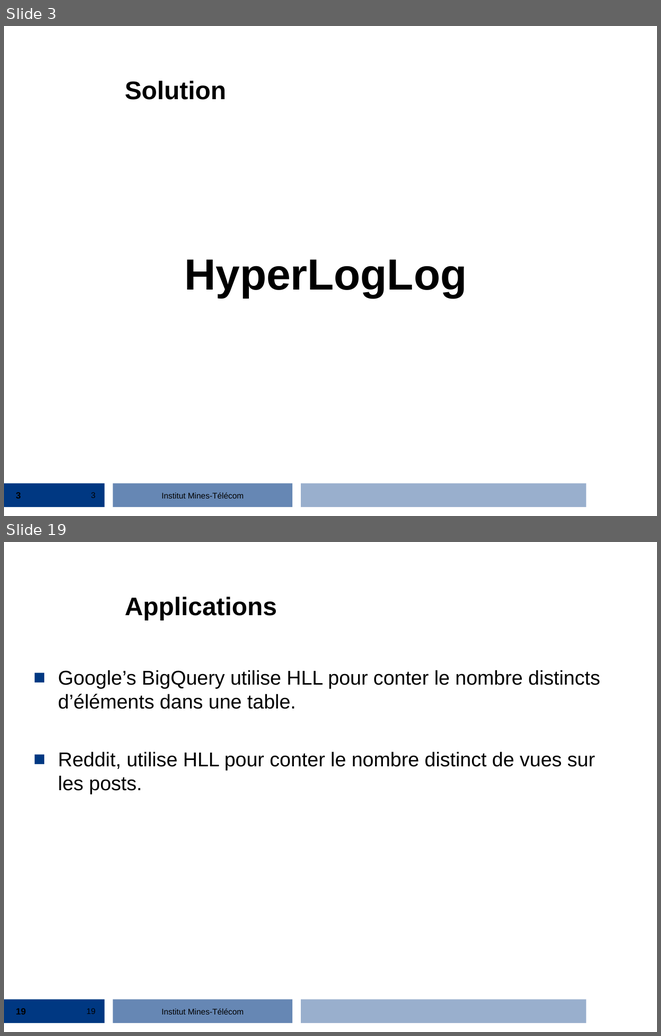
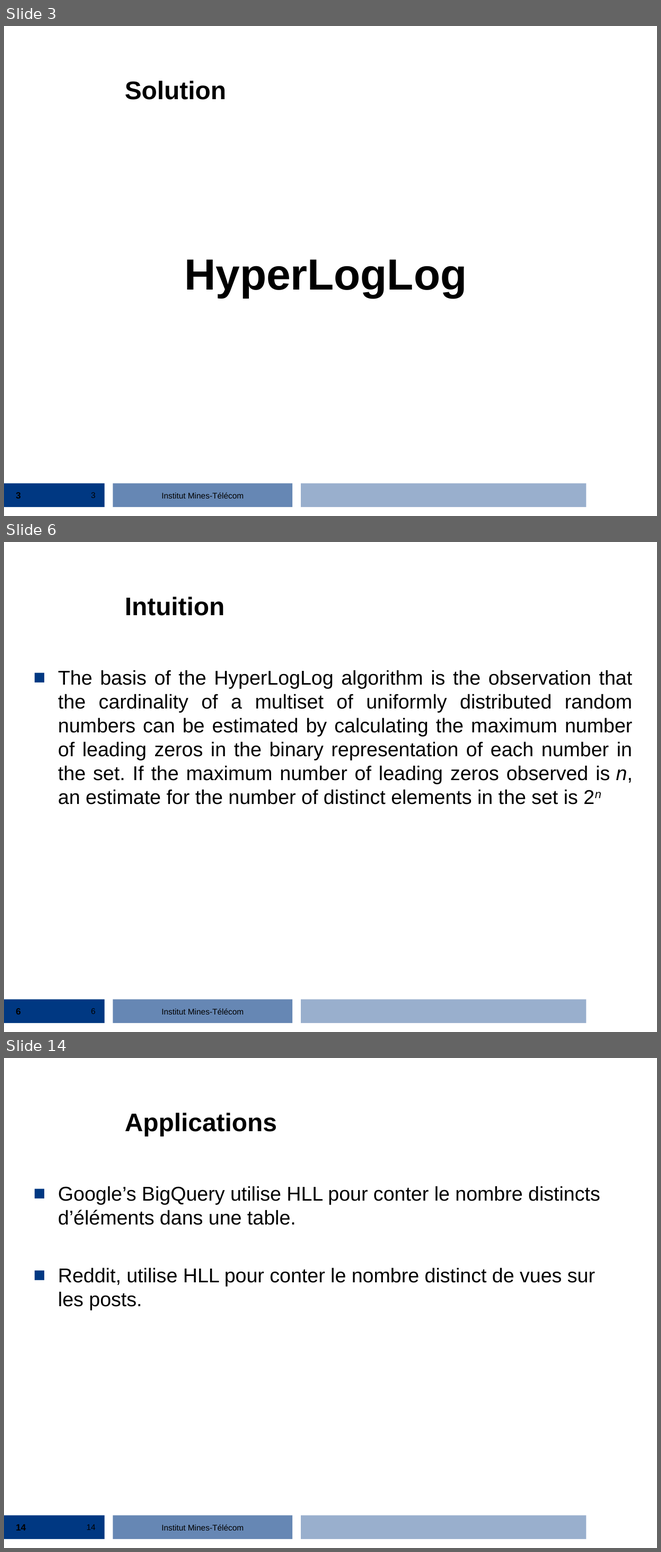
Before and after one commit to streaming-algorithms/hyper_log_log, a slide deck: 2_hyperloglog.ppt. Shown one above the other, each under a label of ours: slides 3 and 19 before the commit, slides 3, 6 and 14 after it; the slides between them are not shown. The pictures are 661x1036 and 661x1552 pixels, drawn with LibreOffice and Linux fonts; fonts in the diff are those of the drawing; background and template pictures are left out. Boxes give left, top, right and bottom in pixels: in the first picture for what was removed or moved away, otherwise in the second. Text is boxed around its words. In the diff, an @@ line names an element or a change of style, - is before the commit and + after.

```diff
--- a/2_hyperloglog.ppt
+++ b/2_hyperloglog.ppt
@@ slide 6 added at <box>4,542,657,1032</box>, background #FFFFFF; not listed: 4 template elements that a slide beside it also shows @@
@@ title added at <box>125,597,225,616</box>, 28 pt, text #000000, bold @@
+Intuition
@@ text added at <box>58,670,633,804</box>, 22 pt, text #000000 @@
+■ The basis of the HyperLogLog algorithm is the observation that the cardinality of a multiset of uniformly distributed random numbers can be estimated by calculating the maximum number of leading zeros in the binary representation of each number in the set. If the maximum number of leading zeros observed is n, an estimate for the number of distinct elements in the set is 2n
@@ page number added at <box>16,1008,21,1014</box>, 10 pt, text #000000, bold @@
+6
@@ page number added at <box>91,1008,96,1014</box>, 9 pt, text #000000 @@
+6
@@ what was slide 19 is now slide 14 @@
@@ page number at <box>16,1524,26,1530</box>: text changed @@
-19
+14
@@ page number at <box>87,1524,96,1530</box>: text changed @@
-19
+14
```
Also in this commit, not shown: 12 other slides added, 18 slides removed.
